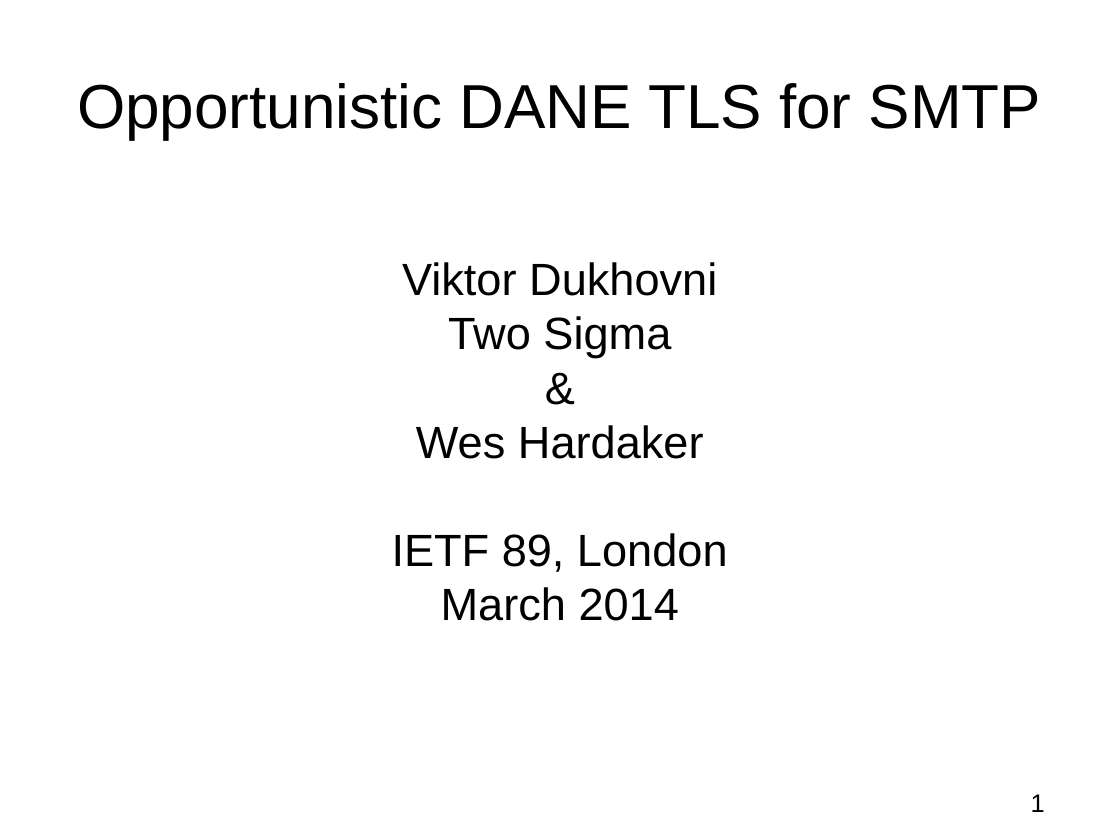
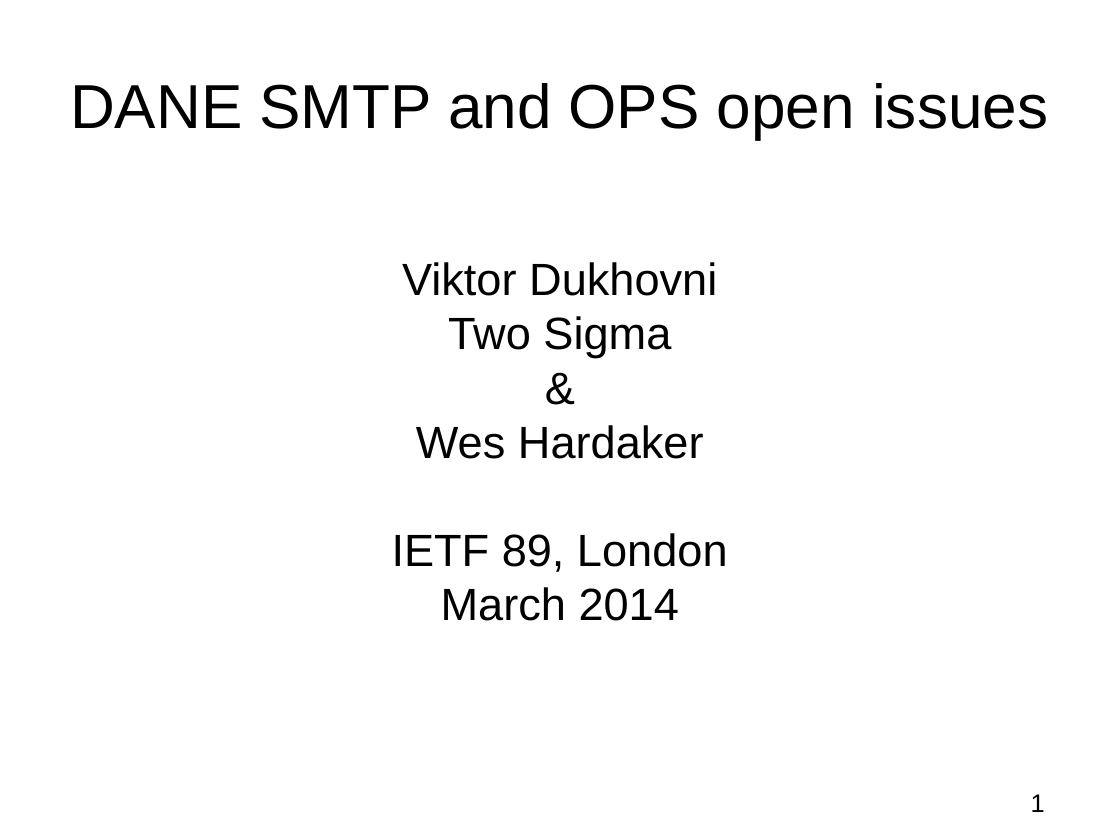
Before and after one commit to vdukhovni/ietf, a slide deck: slide 1 of DANE-SMTP.odp. Drawn at 1120x840 pixels with LibreOffice and Linux fonts; fonts in the diff are those of the drawing. Boxes give left, top, right and bottom in pixels: in the first picture for what was removed or moved away, otherwise in the second. Text is boxed around its words. In the diff, an @@ line names an element or a change of style, - is before the commit and + after.

```diff
--- a/DANE-SMTP.odp
+++ b/DANE-SMTP.odp
@@ title at (70, 83, 1048, 139): text changed @@
-Opportunistic DANE TLS for SMTP
+DANE SMTP and OPS open issues
```
Also in this commit, not shown: 4 other slides changed, 3 slides added, 2 slides removed.
